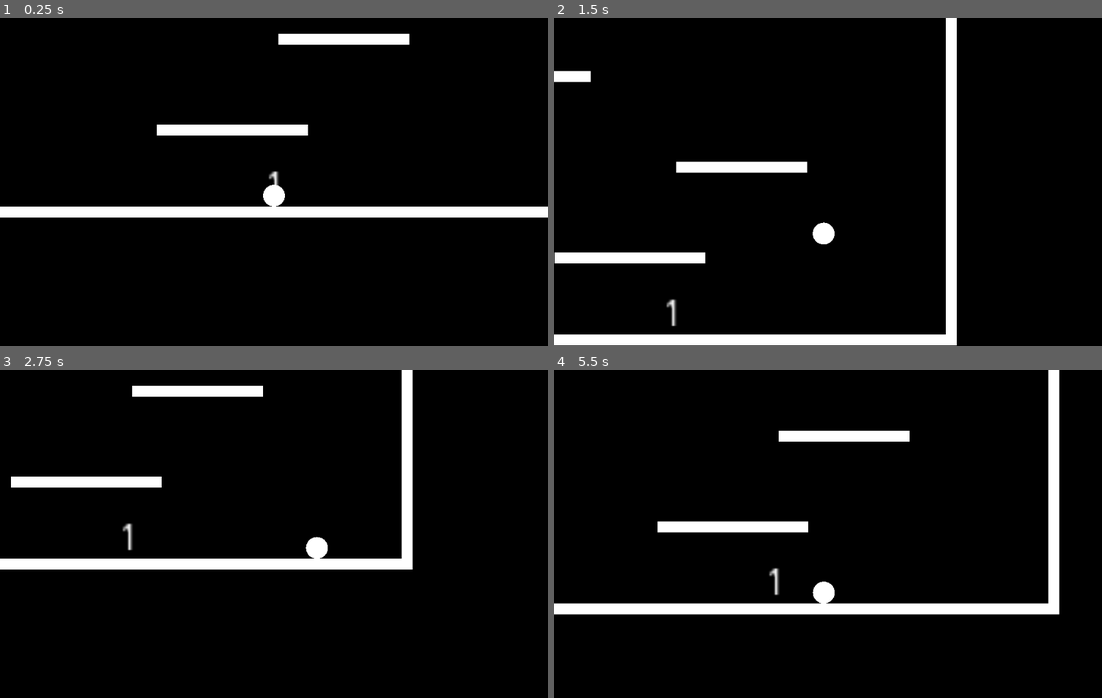
Above: before the commit, frames 1-4 (two rows, left to right).
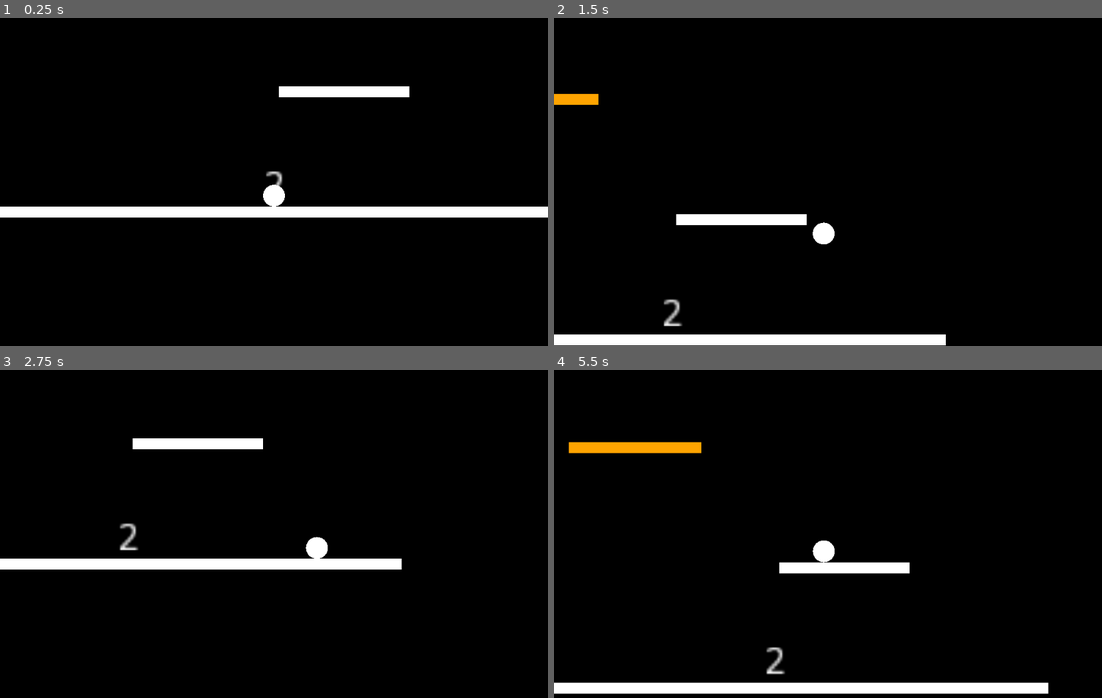
Above: after the commit, the same moments.

Repository: RedYou1/IcyTower
Game: Godot game, scene res://Scenes/Jeu.tscn
The game is run twice, just before and just after one commit, with the same random seed, the same clock (stepped at 60 frames per second) and the same inputs.
Inputs:
- Up to frame 1 (0.25 s): no input
- Up to frame 2 (1.5 s): tap Enter at 0.5 s; hold D (DROIT) 0.53-1.28 s; tap Space (SAUT) at 0.77 s; hold A (GAUCHE) from 1.28 s (still down); tap D (DROIT) at 1.35 s
- Up to frame 3 (2.75 s): tap Space (SAUT) at 1.52 s; release A (GAUCHE) at 2.03 s; hold D (DROIT) from 2.03 s (still down)
- Up to frame 4 (5.5 s): release D (DROIT) at 2.78 s; tap D (DROIT) at 2.85, 4.35 s; tap Space (SAUT) at 3.02, 3.77, 4.52 s; hold D (DROIT) 3.53-4.28 s; hold A (GAUCHE) from 3.53 s (still down); hold D (DROIT) from 5.03 s (still down)

The runs differ from the first frame. In frame 1, 2.7% of the frame differs, in the area x 28-75%, y 4-52%; in frame 2, 5.4%; in frame 3, 4.0%; in frame 4, 12%, in the area x 0-93%, y 0-99%.
Error after the commit: Invalid set index 'rect_size' (on base: 'null instance') with value of type 'Vector2'. (res://Scripts/Jeu.gd:92)

Commit message:
presque fini

Diff:
--- a/Scenes/Jeu.tscn
+++ b/Scenes/Jeu.tscn
@@ -1,34 +1,25 @@
-[gd_scene load_steps=4 format=2]
+[gd_scene load_steps=3 format=2]
 
 [ext_resource path="res://Scripts/Jeu.gd" type="Script" id=1]
 [ext_resource path="res://Scenes/joueur.tscn" type="PackedScene" id=2]
-[ext_resource path="res://Scenes/plancher.tscn" type="PackedScene" id=3]
 
-[node name="Jeu" type="Node"]
+[node name="Jeu" type="Node2D"]
+position = Vector2( 0, -1760 )
 script = ExtResource( 1 )
+niveau = 2
 
 [node name="interne" type="Node2D" parent="."]
 
 [node name="Label" type="Label" parent="."]
 margin_right = 200.0
-margin_bottom = 196.0
+margin_bottom = 348.0
 rect_scale = Vector2( 5, 5 )
-text = "1"
+text = "2"
 align = 1
 valign = 2
 __meta__ = {
 "_edit_use_anchors_": false
 }
 
-[node name="GAUCHE" parent="." instance=ExtResource( 3 )]
-position = Vector2( 0, -166 )
-rotation = 1.5708
-width = 1166.0
-
-[node name="DROIT" parent="." instance=ExtResource( 3 )]
-position = Vector2( 1000, 1000 )
-rotation = -1.5708
-width = 1166.0
-
 [node name="joueur" parent="." instance=ExtResource( 2 )]
-position = Vector2( 500, 960 )
+position = Vector2( 500, 1720 )
--- a/Scripts/Jeu.gd
+++ b/Scripts/Jeu.gd
@@ -1,60 +1,75 @@
 tool
-extends Node
+extends Node2D
 
 const plancher = preload("res://Scenes/plancher.tscn")
 const drapeau = preload("res://Scenes/Drapeau.tscn")
 const gomba = preload("res://Scenes/Gomba.tscn")
 
-const diff = 500/3
+export(float) var distance_entre_plancher = 200 setget setDistance
 
 export(float) var width_default = 1000 setget setWidth
-export(float) var height_default = 1000 setget setHeight
 export(float) var plancher_min_width_default = 150 setget setPMin
 export(float) var plancher_max_width_default = 300 setget setPMax
 export(float) var plancher_height_default = 20 setget setPHeight
-export(float) var chance_gomba = .5 setget setGomba
-export(float) var chance_casser = .5 setget setCasser
+export(float) var max_distance_x = 250 setget setMaxX
+
+export(float) var chance_normal = 1 setget setNormal
+export(float) var chance_gomba = 1 setget setGomba
+export(float) var chance_casser = 1 setget setCasser
 
 var width = width_default
-var height = height_default
+var height = 0
 var plancher_min_width = plancher_min_width_default
 var plancher_max_width = plancher_max_width_default
 var plancher_height = plancher_height_default
+var nombre_plancher = 5
 
 export(int) var niveau = 1 setget setNiveau
 
 export(bool) var reset setget reset_interne
 
+func setMaxX(x):
+	if max_distance_x != x:
+		max_distance_x = x
+		reset_interne()
+
 func setCasser(g):
-	chance_casser = g
-	reset_interne()
+	if chance_casser != g:
+		chance_casser = g
+		reset_interne()
+
+func setNormal(n):
+	if chance_normal != n:
+		chance_normal = n
+		reset_interne()
 
 func setGomba(g):
-	chance_gomba = g
-	reset_interne()
+	if chance_gomba != g:
+		chance_gomba = g
+		reset_interne()
 
 func setNiveau(niv):
-	niveau = niv
-	reset_interne()
+	if niveau != niv:
+		niveau = niv
+		reset_interne()
 
 func setPMin(pmw):
-	plancher_min_width_default = pmw
-	reset_interne()
+	if plancher_min_width_default != pmw:
+		plancher_min_width_default = pmw
+		reset_interne()
 
 func setPMax(pmw):
-	plancher_max_width_default = pmw
-	reset_interne()
+	if plancher_max_width_default != pmw:
+		plancher_max_width_default = pmw
+		reset_interne()
 
 func setWidth(w):
-	width_default = w
-	get_node("DROIT").position.x = width
-	reset_interne()
+	if width_default != w:
+		width_default = w
+		reset_interne()
 
-func setHeight(h):
-	height_default = h
-	get_node("DROIT").position.y = height_default
-	get_node("DROIT").width = height_default
-	get_node("GAUCHE").width = height_default
+func setDistance(d):
+	distance_entre_plancher = d
 	reset_interne()
 
 func setPHeight(h):
@@ -64,10 +79,12 @@
 func calc_niveau():
 	var n = niveau-1
 	width = width_default
-	height = height_default + n*400
 	plancher_min_width = plancher_min_width_default - min(n,plancher_min_width_default-10)
 	plancher_max_width = plancher_max_width_default - min(n,plancher_min_width_default-plancher_min_width)
 	plancher_height = plancher_height_default
+	nombre_plancher = 6 + n * 2
+	height = nombre_plancher * (distance_entre_plancher + plancher_height)
+	position.y = - height
 
 func reset_interne(a=true):
 	calc_niveau()
@@ -84,49 +101,40 @@
 	reset_interne()
 
 func __ajoutPlancher(calc=true):
+	randomize()
 	if calc:
 		calc_niveau()
-
-	var gauche = get_node("GAUCHE")
-	gauche.position = Vector2(0,-diff)
-	gauche.width = height+diff
-
-	var droit = get_node("DROIT")
-	droit.position = Vector2(width,height)
-	droit.width = height+diff
-
-	var gombaNb = floor(niveau/2)
-	var casserNb = floor(niveau/2)
 
 	var intern = get_node("interne")
 
 	var p = null
 
-	for i in range(round(height/diff)-1,-1,-1):
+	for i in range(nombre_plancher+1):
 		var w = rand_range(plancher_min_width,plancher_max_width)
 		var x
 		if p != null:
-			x = rand_range(max(0,p.position.x-w-300),min(width-w,p.position.x+p.width+300))
+			x = rand_range(max(0,p.position.x-w-max_distance_x),min(width-w,p.position.x+p.width+max_distance_x))
 		else:
 			x = rand_range(0,width-w)
 		p = plancher.instance()
 		p.width = w
 		p.height = plancher_height
-		p.position = Vector2(x,i*diff)
+		var py = (height-plancher_height) - i*(distance_entre_plancher+plancher_height)
+		p.position = Vector2(x,py)
 
-		if i > 1:
-			if gombaNb > 0 and rand_range(0,1) >= chance_gomba:
+		if i < nombre_plancher and i > 1:
+
+			var r = rand_range(0,chance_casser+chance_gomba+chance_normal)
+
+			if r < chance_casser:
+				p.casser = true
+			elif r < chance_casser+chance_gomba:
 				var g = gomba.instance()
 				g.minX = x
 				g.maxX = x+w
-				g.position = Vector2(x+rand_range(0,w),i*diff-32)
+				g.position = Vector2(x+rand_range(0,w),py-32)
 				g.dir = round(rand_range(0,1))*2-1
 				intern.add_child(g)
-				gombaNb -= 1
-
-			elif casserNb > 0 and rand_range(0,1) >= chance_casser:
-				p.casser = true
-				casserNb -= 1
 
 		intern.add_child(p)
 
--- a/Scripts/joueur.gd
+++ b/Scripts/joueur.gd
@@ -6,6 +6,7 @@
 export(float) var gravity = 0.98
 export(float) var speed = 7.5
 export(float) var forceSaut = 25
+export(float) var ligne_de_la_mort = 100
 
 var vitesseY = 0
 
@@ -54,5 +55,10 @@
 			if col != null and col.collider.has_method("hit"):
 				col.collider.hit(self)
 
+
+		if global_position.y > ligne_de_la_mort:
+			jeu.niveau = 1
+			jeu.reset_interne()
+
 func _draw():
 	draw_circle(Vector2(),radius,Color.white)
